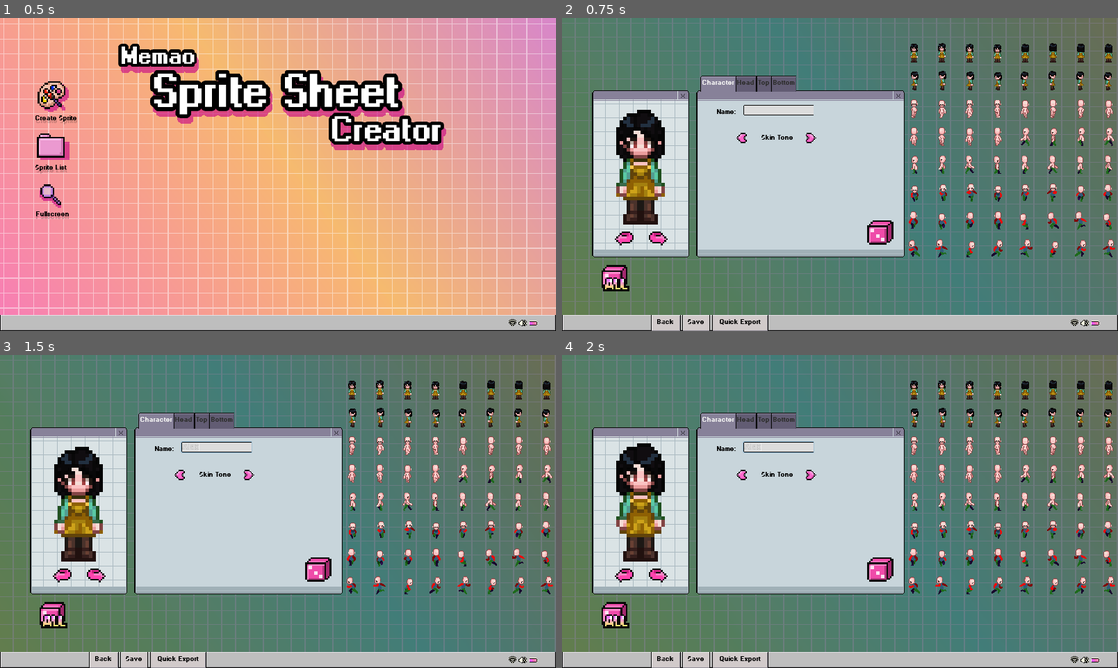
Above: before the commit, frames 1-4 (two rows, left to right).
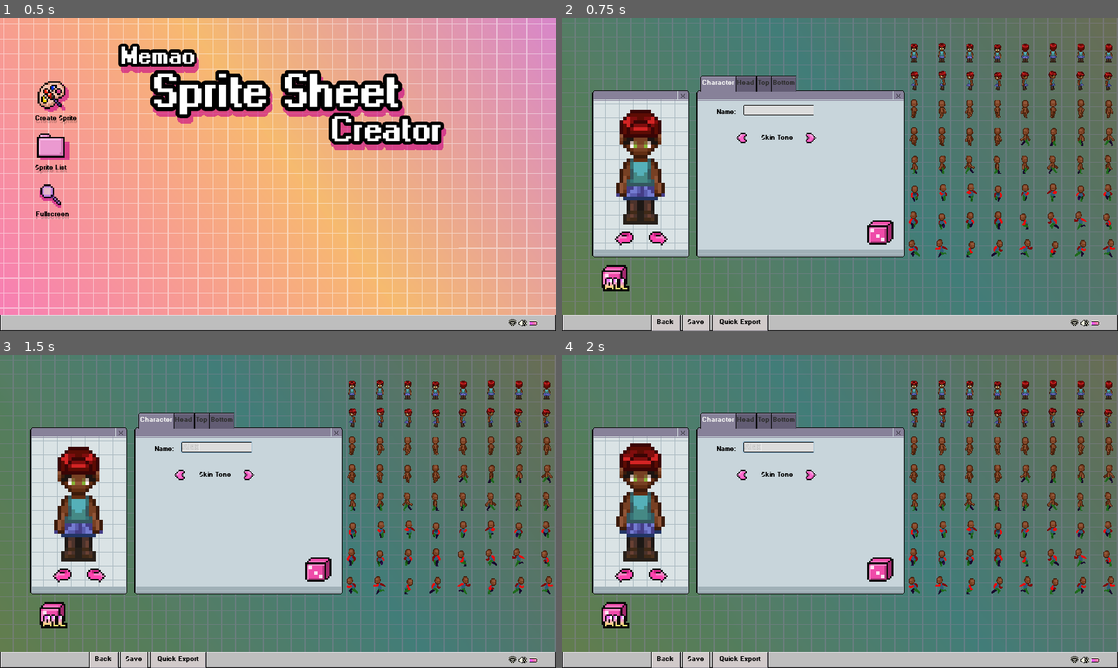
Above: after the commit, the same moments.

Repository: Sleeping-Robot-Games/Sprite-Generator
Game: Godot game, scene res://Scenes/Menu.tscn
Same seed, same stepped clock (60 frames per second), same inputs: the game is played once before the commit and once after it.
Inputs (mouse positions are in pixels of both pictures, inside the frame that each line leads up to):
- Up to frame 1 (0.5 s): no input
- Up to frame 2 (0.75 s): click (612, 96) at 0.5 s
- Up to frame 3 (1.5 s): click (216, 445) at 1.27 s; type "Alex" at 1.35 s
- Up to frame 4 (2 s): no input

Frame 1 is identical in both runs. In frame 2, 4.7% of the frame differs, in the area x 9-100%, y 8-74%; in frame 3, 4.7%; in frame 4, 4.8%.

Commit message:
adds chance vars for the random button

Diff:
--- a/Scripts/SpriteCreate.gd
+++ b/Scripts/SpriteCreate.gd
@@ -1,6 +1,23 @@
 extends Node2D
 
 var rng = RandomNumberGenerator.new()
+
+export var accessory_A_chance = 10
+export var accessory_B_chance = 10
+export var accessory_C_chance = 10
+export var hair_B_chance = 10
+export var hair_C_chance = 10
+export var jacket_A_chance = 10
+
+var sprite_chances: Dictionary = {
+	"AccessoryA": accessory_A_chance,
+	"AccessoryB": accessory_B_chance,
+	"AccessoryC": accessory_C_chance,
+	"HairB": hair_B_chance,
+	"HairC": hair_C_chance,
+	"JacketA": jacket_A_chance,
+}
+
 
 onready var player_sprite: Dictionary = {
 	'AccessoryA': $PlayerSprites/SpriteHolder/AccessoryA,
@@ -143,17 +160,38 @@
 			return
 	set_sprite_texture(sprite_name, random_sprite)
 
+
 func create_random_character() -> void:
 	var sprite_folders = g.files_in_dir(sprite_folder_path)
 	var palette_folders = g.files_in_dir(palette_folder_path)
+
 	for folder in sprite_folders:
-		if folder == 'HairD':
+		rng.randomize()
+
+		var folder_path = sprite_folder_path + folder + "/"
+		var zero_sprite_path = folder_path + folder.to_lower() + "_000.png"
+
+		# Apply _000 version if sprite is excluded based on chance
+		if sprite_chances.has(folder):
+			if rng.randi() % 100 >= sprite_chances[folder]:
+				if ResourceLoader.exists(zero_sprite_path):
+					set_sprite_texture(folder, zero_sprite_path)
+				continue
+
+		# Apply default HairD
+		if folder == "HairD":
+			if ResourceLoader.exists(zero_sprite_path):
+				set_sprite_texture("HairD", zero_sprite_path)
 			continue
+
 		set_random_texture(folder)
+
 	for folder in palette_folders:
 		set_random_color(folder)
 
 	update_sheet_preview()
+
+
 
 func ensure_jacket_state():
 	if not '000' in sprite_state['JacketB']:
